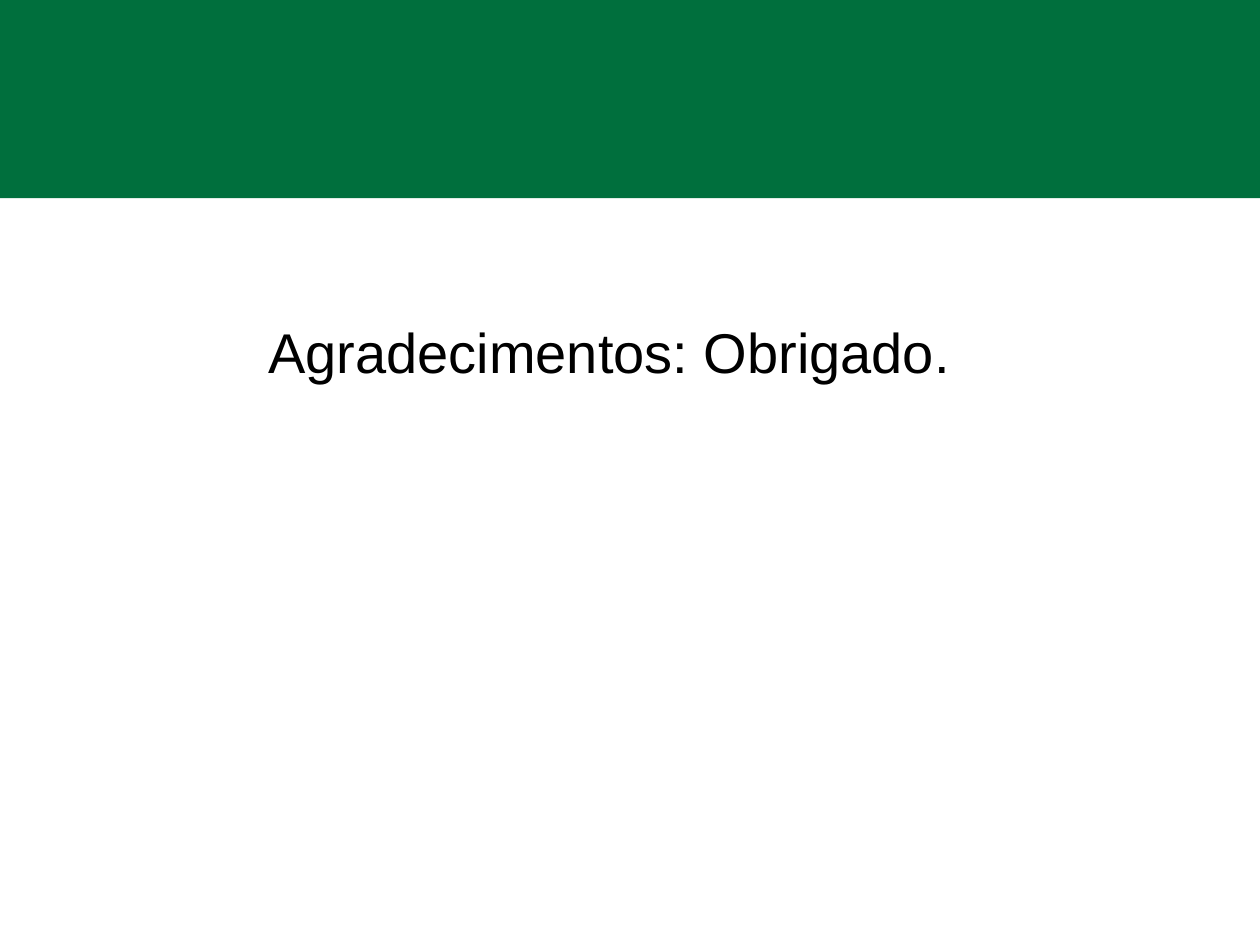
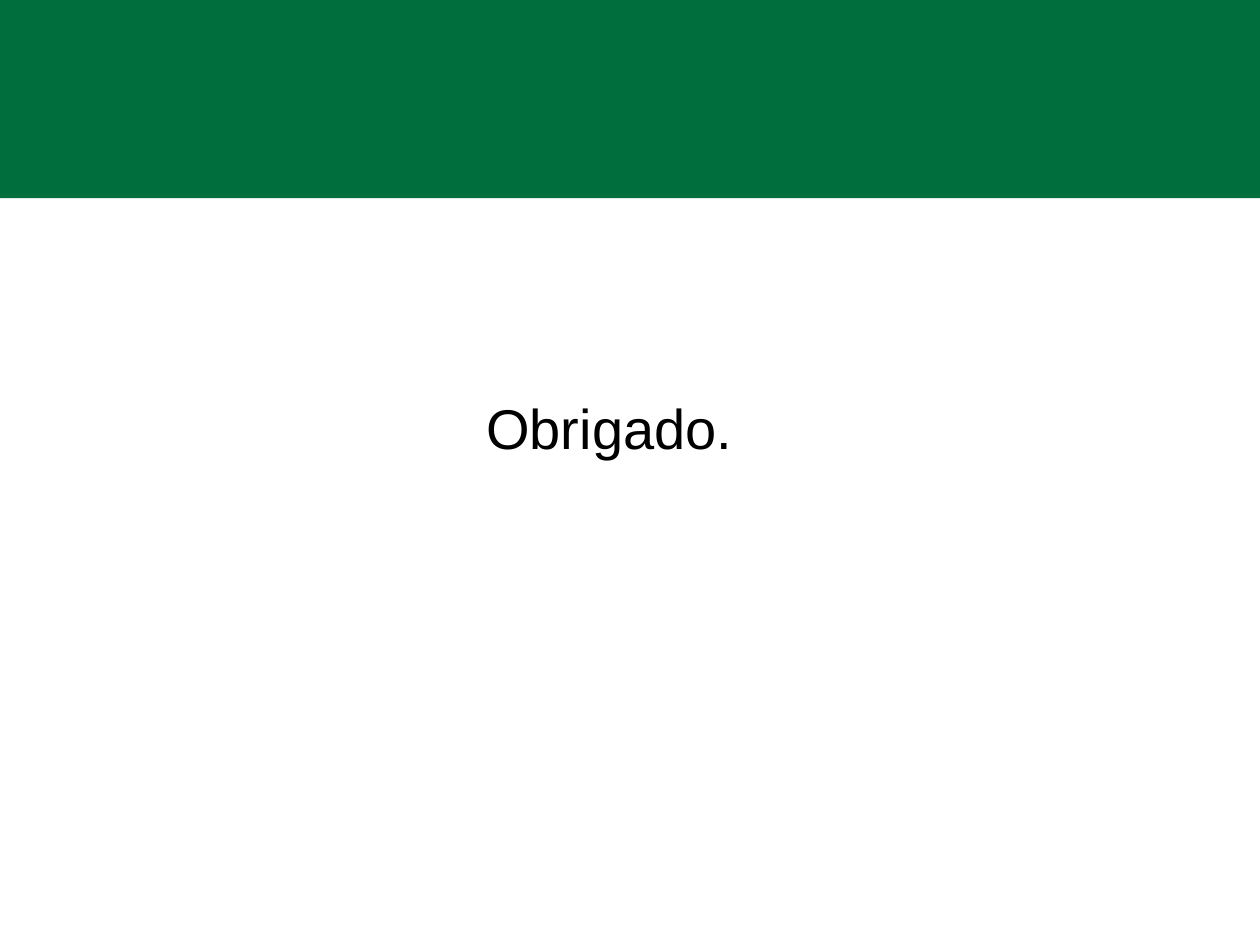
Before and after one commit to feliperuhland/tcc, a slide deck: slide 16 of apresentacao_preprojeto.pptx (slide 11 before the commit). Drawn at 1260x945 pixels with LibreOffice and Linux fonts; fonts in the diff are those of the drawing; background and template pictures are left out. Boxes give left, top, right and bottom in pixels: in the first picture for what was removed or moved away, otherwise in the second. Text is boxed around its words. In the diff, an @@ line names an element or a change of style, - is before the commit and + after.

```diff
--- a/apresentacao_preprojeto.pptx
+++ b/apresentacao_preprojeto.pptx
@@ text at bbox=[486, 408, 732, 460]: text changed @@
-Agradecimentos: Obrigado.
+Obrigado.
```
Also in this commit, not shown: 3 other slides changed, 8 slides added, 3 slides removed.
